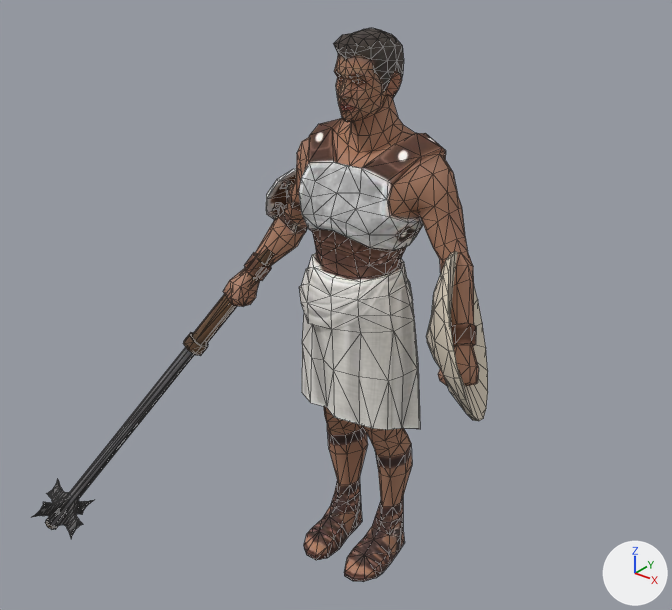
The glTF model public/assets/unit-models/21-katapeltes.glb as it was, and as the next commit left it.
Rendered twice from a camera (50 mm lens) standing at (1.98, -2.62, 2.78) and looking at (-0.04, -0.1, 1.21). Every picture has the same lights, and +X, +Y and +Z are marked at lower right. The first picture is the older version. Mesh edges are drawn as thin lines. Vertices at exactly the same position are counted once.

The older version as bpy lines, for what is in view:
```python
mat_material_2 = principled_material('Material_2')
mat_material_2.base_color = (0.72, 0.64, 0.52)  # pale yellow #ddd1bf
mat_material_2.metallic = 0.05
mat_material_2.roughness = 0.9
me_mesh_0 = bpy.data.meshes.new('Mesh_0')
me_mesh_0.from_pydata(...)  # 1325 vertices, 2569 faces; spans x -1.3..0.67, y -0.86..0.23, z -0.05..2.23
# faces by material slot: [2019, 424, 126]
me_mesh_0.materials.append(mat_material_0)  # picture img_image_0
me_mesh_0.materials.append(mat_material_1)  # picture img_image_1
me_mesh_0.materials.append(mat_material_2)  # pale yellow #ddd1bf
ob_mesh_0 = bpy.data.objects.new('Mesh_0', me_mesh_0)
ob_mesh_0.location = (0.0, 0.0, 0.0)
```
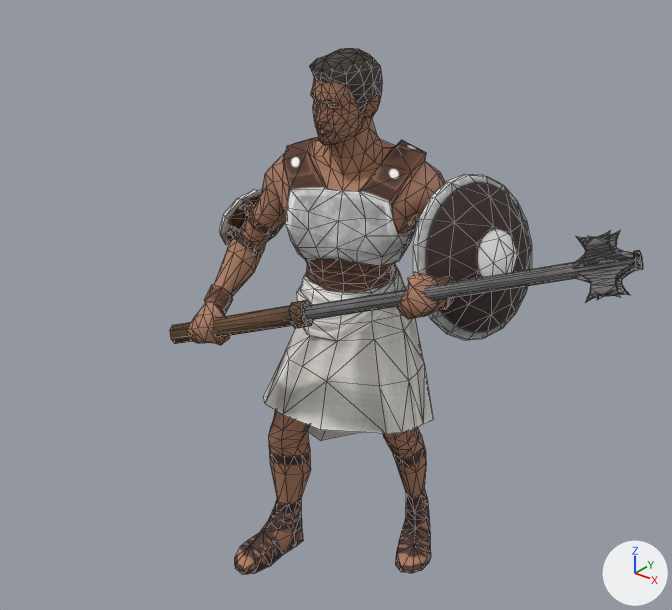
Pixel boxes [x1, y1, x2, y2] of what changed, in the pictures (672 x 610 px; the box of a moved part takes in the faces that stretch with it):
'Mesh_0', surface changed, reshaped: before [32, 28, 488, 582]; after [170, 48, 643, 574]
part 1 of me_mesh_0, moved or reshaped: before [266, 168, 296, 220]; after [219, 189, 262, 245]
part 2 of me_mesh_0, moved or reshaped: before [45, 248, 274, 529]; after [170, 250, 643, 344]
part 3 of me_mesh_0, moved or reshaped: before [32, 495, 70, 523]; after [588, 231, 626, 252]
part 4 of me_mesh_0, moved or reshaped: before [76, 500, 94, 514]; after [577, 264, 633, 303]
part 5 of me_mesh_0, moved or reshaped: before [54, 499, 83, 538]; after [577, 269, 637, 300]
part 6 of me_mesh_0, moved or reshaped: before [47, 480, 70, 503]; after [573, 230, 634, 269]
part 7 of me_mesh_0, moved or reshaped: before [426, 252, 488, 421]; after [413, 174, 532, 340]
part 8 of me_mesh_0, moved or reshaped: before [223, 28, 479, 582]; after [186, 48, 454, 574]

Patch to the scene script:
```diff
--- a/public/assets/unit-models/21-katapeltes.glb.py
+++ b/public/assets/unit-models/21-katapeltes.glb.py
@@ img_image_2 @@
+img_image_2 = load_image('Image_2', '_unpacked/Image_2', 256, 256, 'sRGB')
@@ mat_material_2 @@
 mat_material_2 = principled_material('Material_2')
-mat_material_2.base_color = (0.72, 0.64, 0.52)  # pale yellow #ddd1bf
+mat_material_2.texture = img_image_2
 mat_material_2.metallic = 0.05
-mat_material_2.roughness = 0.9
+mat_material_2.roughness = 0.85
@@ me_mesh_0 @@
 # used by ob_mesh_0; location = (0.0, 0.0, 0.0)
-me_mesh_0.from_pydata(...)  # 1325 vertices, 2569 faces; spans x -1.3..0.67, y -0.86..0.23, z -0.05..2.23
+me_mesh_0.from_pydata(...)  # 1325 vertices, 2569 faces; spans x -0.5..1.09, y -0.6..0.42, z 0.0..2.18
+# me_mesh_0 part 1: the loose piece of 20 vertices spanning x -0.5..-0.35, y -0.04..0.23, z 1.4..1.65 is multiplied about its middle by the matrix ((0.972, -0.232, 0.023), (0.223, 0.954, 0.202), (-0.069, -0.192, 0.979)), then moved by (-0.01, -0.26, -0.03)
+# me_mesh_0 part 2: the loose piece of 67 vertices spanning x -1.23..-0.42, y -0.79..0.02, z -0.04..1.34 is multiplied about its middle by the matrix ((-0.255, -0.068, -0.965), (0.258, -0.966, 0.0), (-0.932, -0.248, 0.264)), then moved by (1.14, 0.08, 0.76)
+# me_mesh_0 part 3: the loose piece of 40 vertices spanning x -1.21..-1.11, y -0.86..-0.69, z 0.0..0.18 is multiplied about its middle by the matrix ((-0.255, -0.068, -0.965), (0.258, -0.966, 0.0), (-0.932, -0.248, 0.264)), then moved by (2.12, 0.76, 1.58)
+# me_mesh_0 part 4: the loose piece of 40 vertices spanning x -1.21..-1.11, y -0.74..-0.56, z -0.05..0.13 is multiplied about its middle by the matrix ((-0.255, -0.068, -0.965), (0.258, -0.966, 0.0), (-0.932, -0.248, 0.264)), then moved by (2.16, 0.51, 1.58)
+# me_mesh_0 part 5: the loose piece of 40 vertices spanning x -1.18..-1.01, y -0.76..-0.66, z -0.03..0.13 is multiplied about its middle by the matrix ((-0.255, -0.068, -0.965), (0.258, -0.966, 0.0), (-0.932, -0.248, 0.264)), then moved by (2.08, 0.66, 1.53)
+# me_mesh_0 part 6: the loose piece of 40 vertices spanning x -1.3..-1.14, y -0.75..-0.65, z -0.01..0.16 is multiplied about its middle by the matrix ((-0.255, -0.068, -0.965), (0.258, -0.966, 0.0), (-0.932, -0.248, 0.264)), then moved by (2.21, 0.61, 1.63)
+# me_mesh_0 part 7: the loose piece of 65 vertices spanning x 0.35..0.67, y -0.32..0.23, z 0.95..1.53 is multiplied about its middle by the matrix ((-0.984, -0.083, -0.156), (0.029, 0.795, -0.606), (0.174, -0.601, -0.78)), then moved by (-0.08, 0.17, 0.21)
+# me_mesh_0 part 8: 1013 of 1325 vertices moved; they spanned x -0.6..0.6, y -0.2..0.23, z 0.0..2.23 and now span x -0.48..0.5, y -0.58..0.31, z 0.0..2.18; mean shift (-0.01, -0.1, -0.02); largest move (-0.57, -0.06, 1.08) -> (-0.37, -0.58, 1.19)
 me_mesh_0.materials.append(mat_material_0)
```
